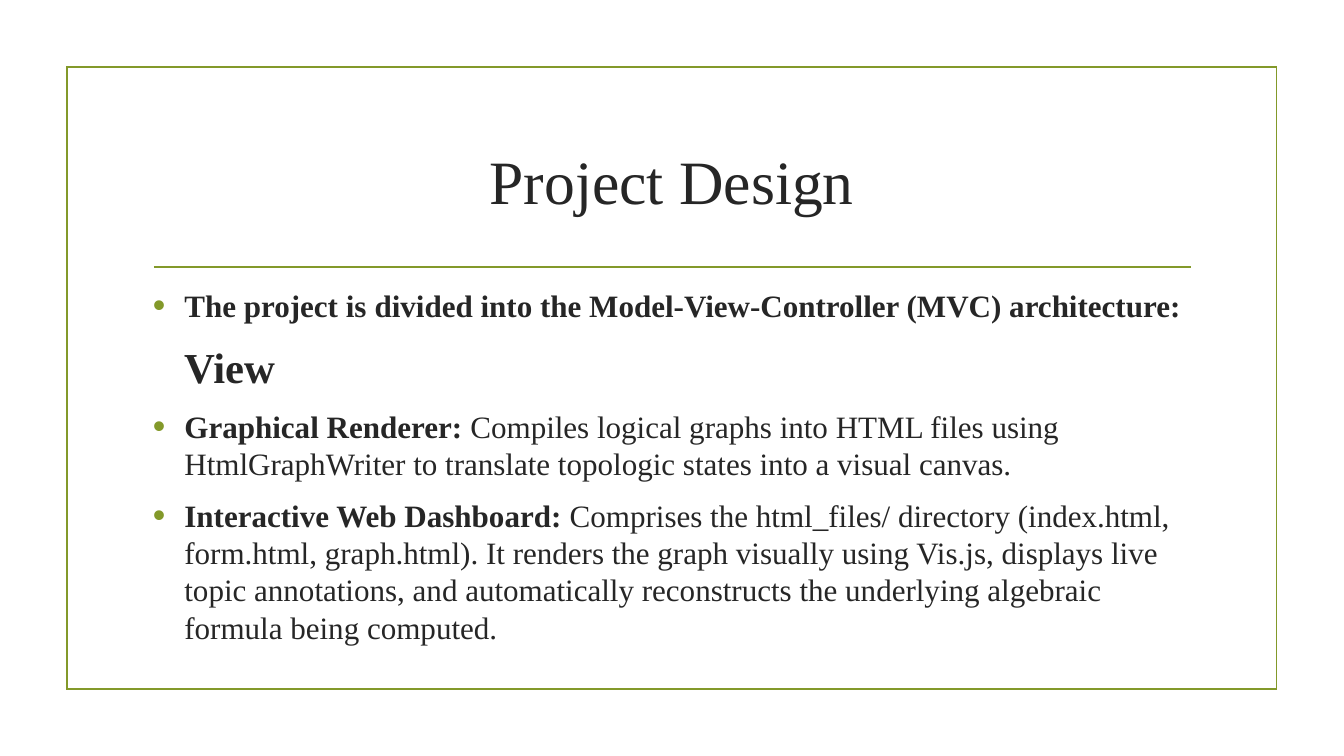
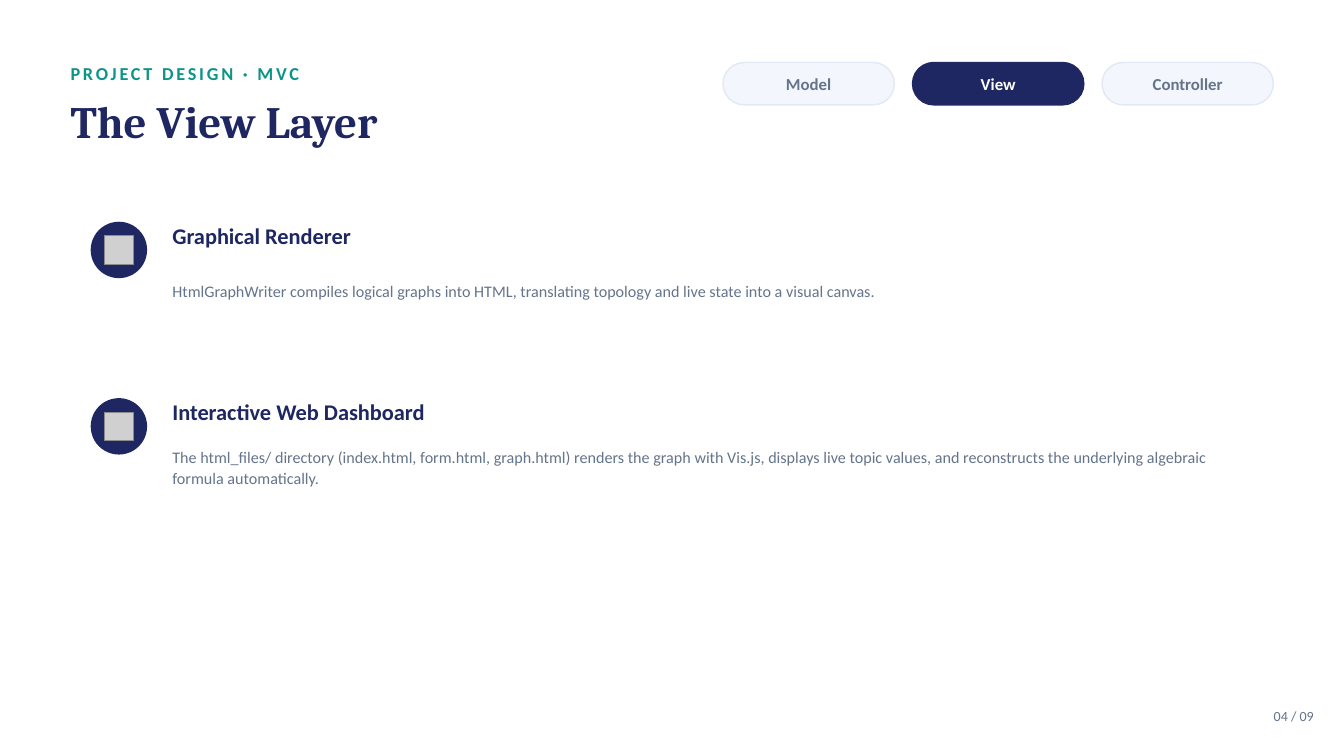
Before and after one commit to Ziv33/WebComputationalGraph, a slide deck: slide 4 of WebComputationalGraphPresentation.pptx. Drawn at 1344x756 pixels with LibreOffice and Linux fonts; fonts in the diff are those of the drawing; grey boxes stand for pictures; background and template pictures are left out. Boxes give left, top, right and bottom in pixels: in the first picture for what was removed or moved away, otherwise in the second. Text is boxed around its words. In the diff, an @@ line names an element or a change of style, - is before the commit and + after.

```diff
--- a/WebComputationalGraphPresentation.pptx
+++ b/WebComputationalGraphPresentation.pptx
@@ rectangle removed at <box>67,68,1276,690</box> @@
@@ text at <box>71,68,299,80</box>: text changed; size 44 to 13 pt; font Times New Roman to Calibri; text colour #262626 to #0D9488; bold on @@
-Project Design
+PROJECT DESIGN · MVC
@@ rounded rectangle added at <box>723,63,894,105</box>, fill #F3F6FC, outline #E2E8F5 1 pt @@
@@ text added at <box>786,78,831,90</box>, 12 pt, text #64748B, bold @@
+Model
@@ rounded rectangle added at <box>912,63,1084,105</box>, fill #1E2761, outline #1E2761 1 pt @@
@@ text added at <box>981,78,1016,90</box>, 12 pt, text #FFFFFF, bold @@
+View
@@ rounded rectangle added at <box>1102,63,1273,105</box>, fill #F3F6FC, outline #E2E8F5 1 pt @@
@@ text added at <box>1153,78,1223,90</box>, 12 pt, text #64748B, bold @@
+Controller
@@ text added at <box>71,107,378,148</box>, 32 pt, text #1E2761, bold @@
+The View Layer
@@ ellipse added at <box>91,222,147,278</box>, fill #1E2761 @@
@@ picture added at <box>105,236,133,264</box> @@
@@ text added at <box>172,228,351,248</box>, 16 pt, text #1E2761, bold @@
+Graphical Renderer
@@ line removed from (154, 267) to (1191, 267) @@
@@ text added at <box>172,286,875,300</box>, 11.5 pt, text #64748B @@
+HtmlGraphWriter compiles logical graphs into HTML, translating topology and live state into a visual canvas.
@@ text removed at <box>184,295,1180,645</box> @@
-• The project is divided into the Model-View-Controller (MVC) architecture:
-View
-• Graphical Renderer: Compiles logical graphs into HTML files using HtmlGraphWriter to translate topologic states into a visual canvas.
-• Interactive Web Dashboard: Comprises the html_files/ directory (index.html, form.html, graph.html). It renders the graph visually using Vis.js, displays live topic annotations, and automatically reconstructs the underlying algebraic formula being computed.
@@ ellipse added at <box>91,398,147,455</box>, fill #1E2761 @@
@@ picture added at <box>105,412,133,441</box> @@
@@ text added at <box>172,404,425,420</box>, 16 pt, text #1E2761, bold @@
+Interactive Web Dashboard
@@ text added at <box>172,451,1206,487</box>, 11.5 pt, text #64748B @@
+The html_files/ directory (index.html, form.html, graph.html) renders the graph with Vis.js, displays live topic values, and reconstructs the underlying algebraic formula automatically.
@@ text added at <box>1274,712,1314,721</box>, 10 pt, text #64748B @@
+04 / 09
```
Also in this commit, not shown: 6 other slides changed, 2 slides added, 2 slides removed.
